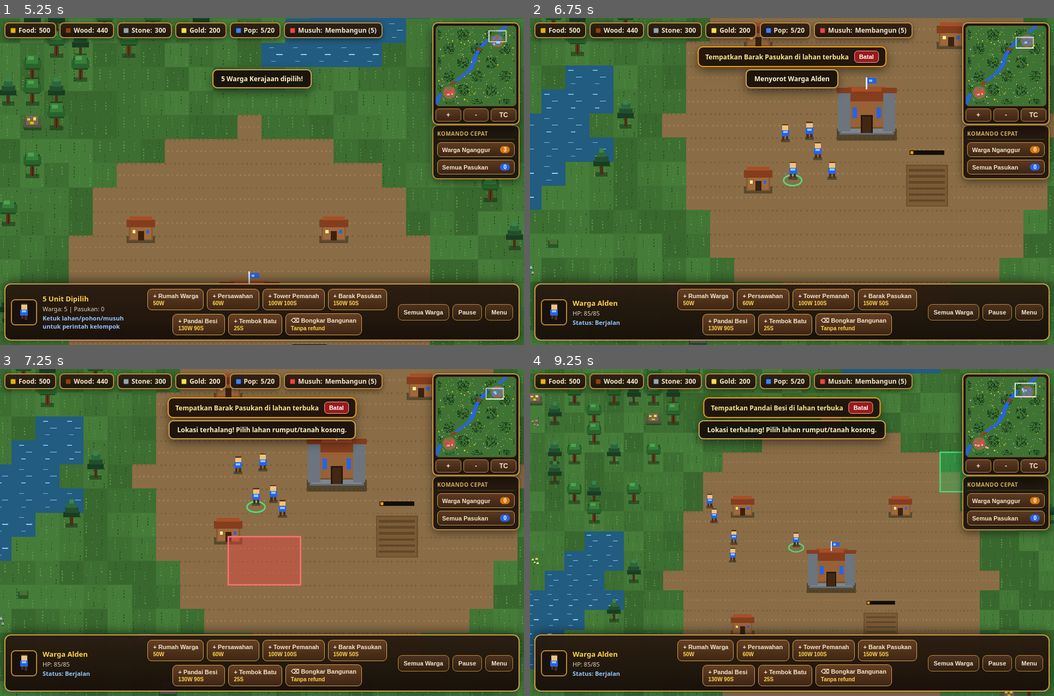
Above: before the commit, frames 1-4 (two rows, left to right).
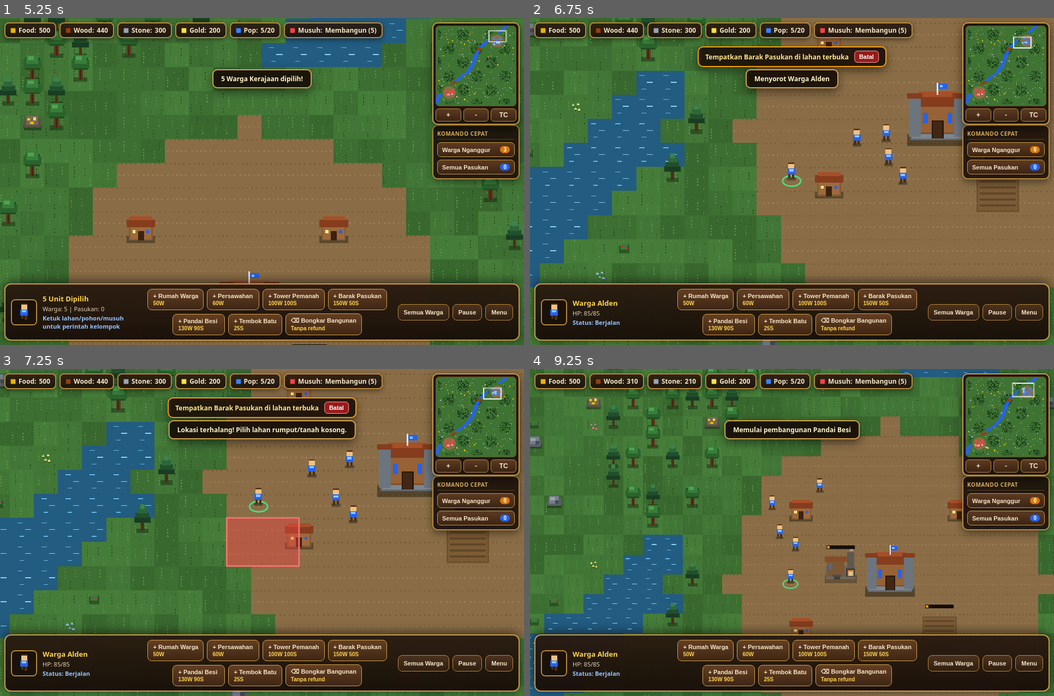
Above: after the commit, the same moments.

Repository: vexelkang-cell/gamepai
Game: browser game, page games/kingdom-war-2d/index.html
The game is run twice, just before and just after one commit, with the same random seed, the same clock (stepped at 60 frames per second) and the same inputs.
Inputs (mouse positions are in pixels of both pictures, inside the frame that each line leads up to):
- Up to frame 1 (5.25 s): click "NEW GAME" at 0.27 s; click (262, 214) at 1.07 s; click "+ Persawahan 60W" at 1.27 s; click (157, 148) at 1.67 s; click "+" at 1.87 s; press the mouse at (366, 132) at 2.27 s; release the mouse at (262, 116) at 2.4 s; click "TC" at 2.47 s; click (340, 246) at 2.87 s; click "Warga Nganggur 4" at 3.07 s; click (131, 263) at 3.47 s; click "+ Tembok Batu 25S" at 3.67 s; press the mouse at (262, 116) at 4.07 s; release the mouse at (209, 295) at 4.2 s; click "⌫ Bongkar Bangunan Tanpa refu…" at 4.27 s; click (419, 197) at 4.67 s; click "Semua Warga" at 4.87 s
- Up to frame 2 (6.75 s): click (634, 181) at 5.27 s; click "Semua Pasukan 0" at 5.47 s; press the mouse at (739, 295) at 5.87 s; release the mouse at (687, 148) at 6 s; click "+ Barak Pasukan 150W 50S" at 6.07 s; click (844, 67) at 6.47 s; click "Warga Nganggur 0" at 6.67 s
- Up to frame 3 (7.25 s): click (262, 565) at 7.07 s
- Up to frame 4 (9.25 s): click "+ Tower Pemanah 100W 100S" at 7.27 s; press the mouse at (687, 499) at 7.67 s; release the mouse at (661, 614) at 7.8 s; click "Batal" at 7.87 s; click (896, 483) at 8.27 s; click "+ Pandai Besi 130W 90S" at 8.47 s; click (870, 597) at 8.87 s; click "-" at 9.07 s

Frame 1 is identical in both runs. In frame 2, 28% of the frame differs, in the area x 0-100%, y 0-100%; in frame 3, 29%; in frame 4, 29%.

Commit message:
Assign unique formation slots to selected units

Diff:
--- a/games/kingdom-war-2d/index.html
+++ b/games/kingdom-war-2d/index.html
@@ -3418,28 +3418,31 @@
         this.sound.command();
         this.spawnMoveMarker(wx, wy, targetEntity && targetEntity.team === "enemy" ? "#ef4444" : "#22c55e");
 
+        // Formasi grid memberi setiap unit titik berhenti sendiri.
+        // Jarak 34px menjaga ruang antar radius unit sekaligus tetap rapat.
+        const columns = Math.ceil(Math.sqrt(units.length));
+        const rows = Math.ceil(units.length / columns);
+        const spacing = 34;
+
         for (let i = 0; i < units.length; i++) {
           const u = units[i];
+          const col = i % columns;
+          const row = Math.floor(i / columns);
+          const slotX = wx + (col - (columns - 1) / 2) * spacing;
+          const slotY = wy + (row - (rows - 1) / 2) * spacing;
+
           if (u.type === "worker") {
             if (targetEntity && (targetEntity.resourceType || (targetEntity.team === "player" && targetEntity.type === "building"))) {
               u.commandInteract(targetEntity, this.world);
-            } else if (targetEntity && targetEntity.team === "enemy") {
-              // Warga mendekat aman
-              u.commandMove(wx + (i - 1) * 18, wy + 18, this.world);
             } else {
-              const offsetAngle = (i / Math.max(1, units.length)) * Math.PI * 2;
-              const ox = units.length === 1 ? 0 : Math.cos(offsetAngle) * 20;
-              const oy = units.length === 1 ? 0 : Math.sin(offsetAngle) * 20;
-              u.commandMove(wx + ox, wy + oy, this.world);
+              // Warga mendekat ke musuh atau bergerak ke slot formasinya.
+              u.commandMove(slotX, slotY, this.world);
             }
           } else if (u.type === "soldier") {
             if (targetEntity && targetEntity.team === "enemy") {
               u.commandAttack(targetEntity, this.world);
             } else {
-              const offsetAngle = (i / Math.max(1, units.length)) * Math.PI * 2;
-              const ox = units.length === 1 ? 0 : Math.cos(offsetAngle) * 24;
-              const oy = units.length === 1 ? 0 : Math.sin(offsetAngle) * 24;
-              u.commandMove(wx + ox, wy + oy, this.world);
+              u.commandMove(slotX, slotY, this.world);
             }
           }
         }
